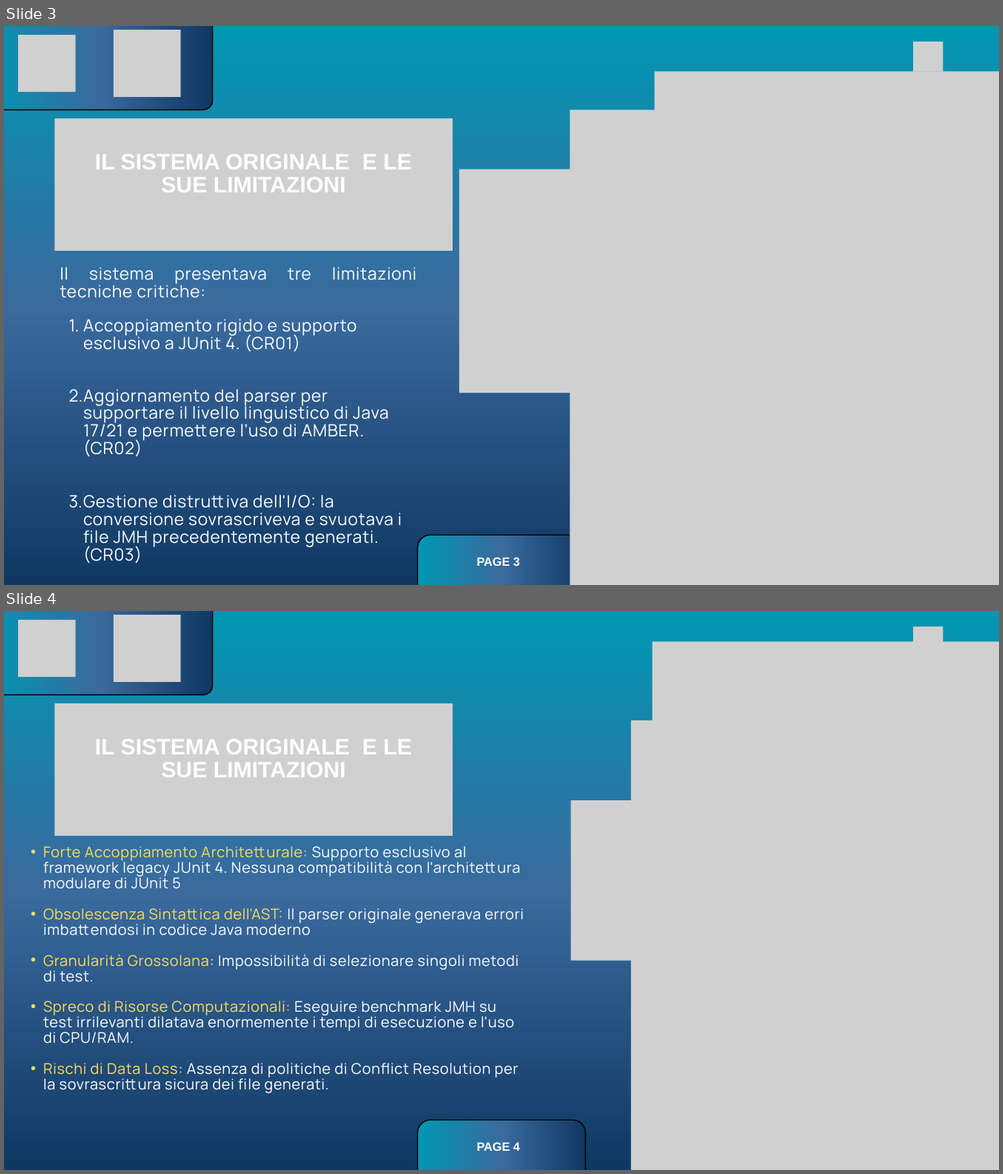
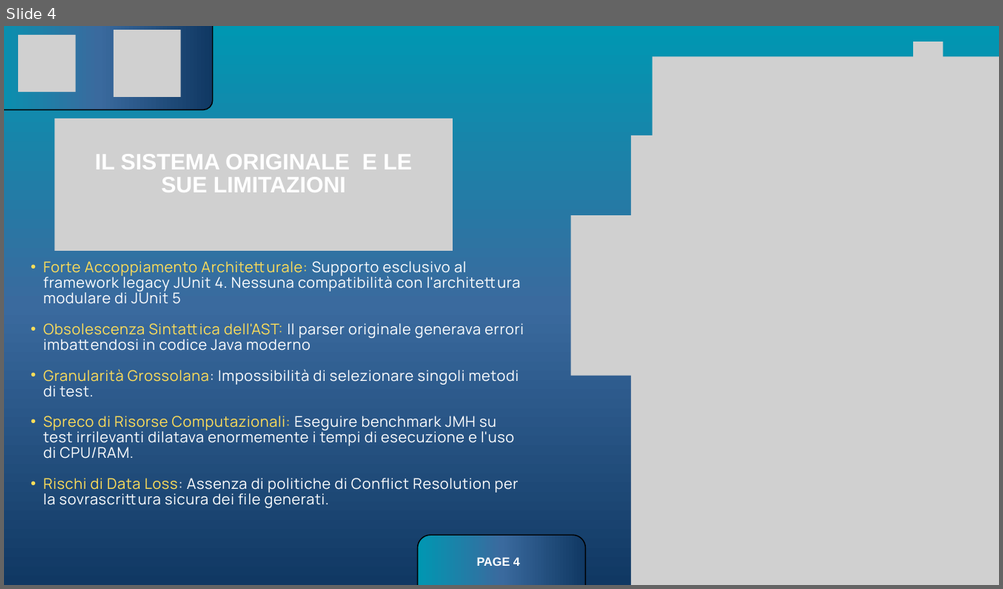
Before and after one commit to MikeCillo/junit-to-jmh, a slide deck: Green and Blue Futuristic Technology Computer Science Presentation (1).pptx. Shown one above the other, each under a label of ours: slides 3 and 4 before the commit, slide 4 after it. The pictures are 1003x1174 and 1003x589 pixels, drawn with LibreOffice and Linux fonts; fonts in the diff are those of the drawing; grey boxes stand for pictures. Boxes give left, top, right and bottom in pixels: in the first picture for what was removed or moved away, otherwise in the second. Text is boxed around its words. In the diff, an @@ line names an element or a change of style, - is before the commit and + after.

```diff
--- a/Green and Blue Futuristic Technology Computer Science Presentation (1).pptx
+++ b/Green and Blue Futuristic Technology Computer Science Presentation (1).pptx
@@ slide 3 removed at box(4, 26, 999, 585), background gradient #0097B2 to #3A6A9E to #103863 @@
@@ freeform shape removed at box(4, 26, 213, 110) @@
@@ picture removed at box(18, 35, 76, 92) @@
@@ picture removed at box(114, 30, 181, 97) @@
@@ picture removed at box(913, 42, 942, 71) @@
@@ picture removed at box(654, 72, 999, 520) @@
@@ picture removed at box(570, 110, 999, 585) @@
@@ picture removed at box(55, 118, 452, 251) @@
@@ text removed at box(95, 154, 412, 192) @@
-IL SISTEMA ORIGINALE E LE SUE LIMITAZIONI
@@ picture removed at box(459, 170, 711, 393) @@
@@ text removed at box(60, 267, 416, 284) @@
-Il sistema presentava tre limitazioni tecniche critiche:
@@ text removed at box(69, 319, 401, 563) @@
-  1. Accoppiamento rigido e supporto esclusivo a JUnit 4. (CR01)
-  2. Aggiornamento del parser per supportare il livello linguistico di Java 17/21 e permettere l’uso di AMBER. (CR02)
-  3. Gestione distruttiva dell'I/O: la conversione sovrascriveva e svuotava i file JMH precedentemente generati. (CR03)
@@ freeform shape removed at box(417, 535, 586, 585) @@
@@ text removed at box(477, 557, 520, 566) @@
-PAGE 3
```
Also in this commit, not shown: 15 slides changed.
